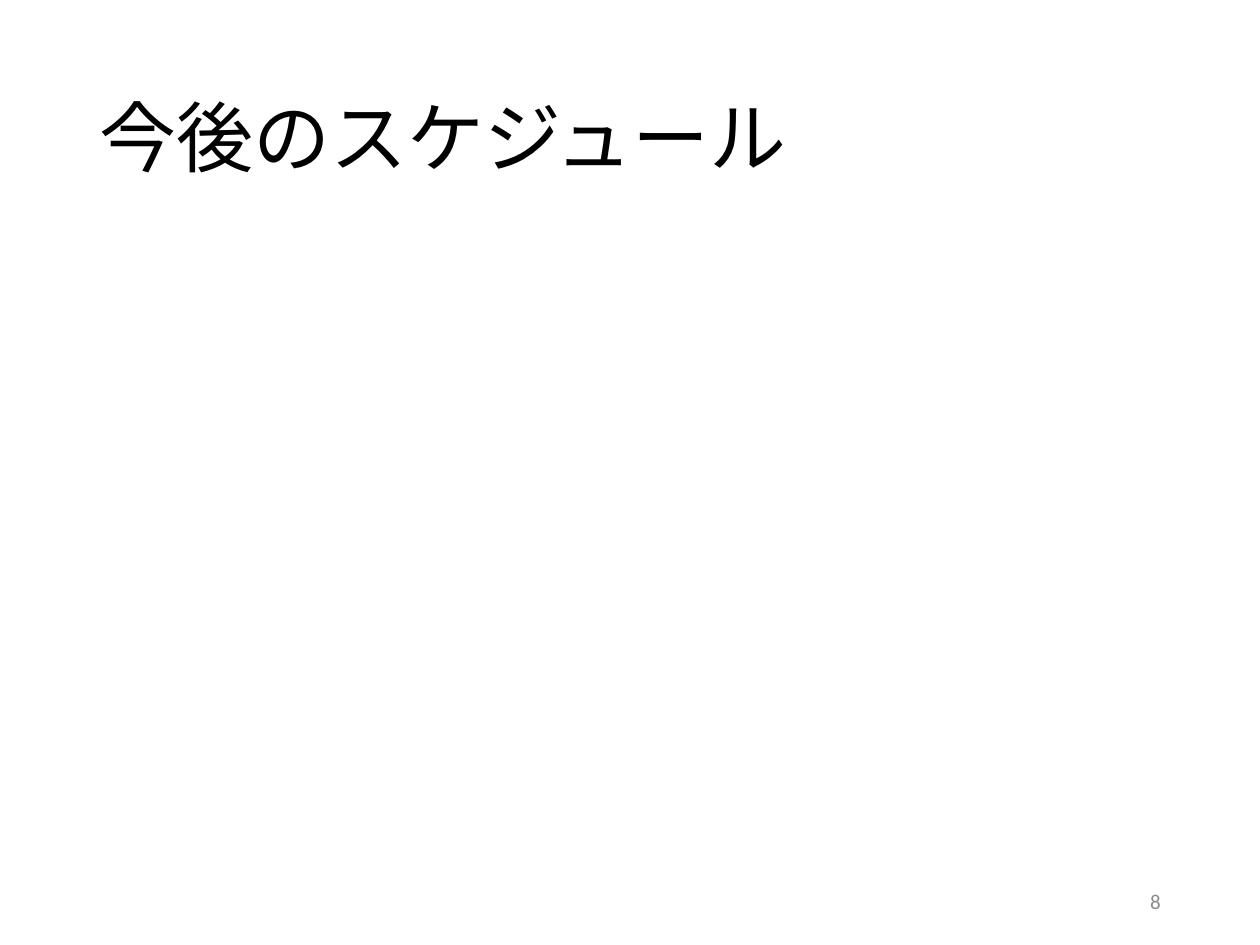
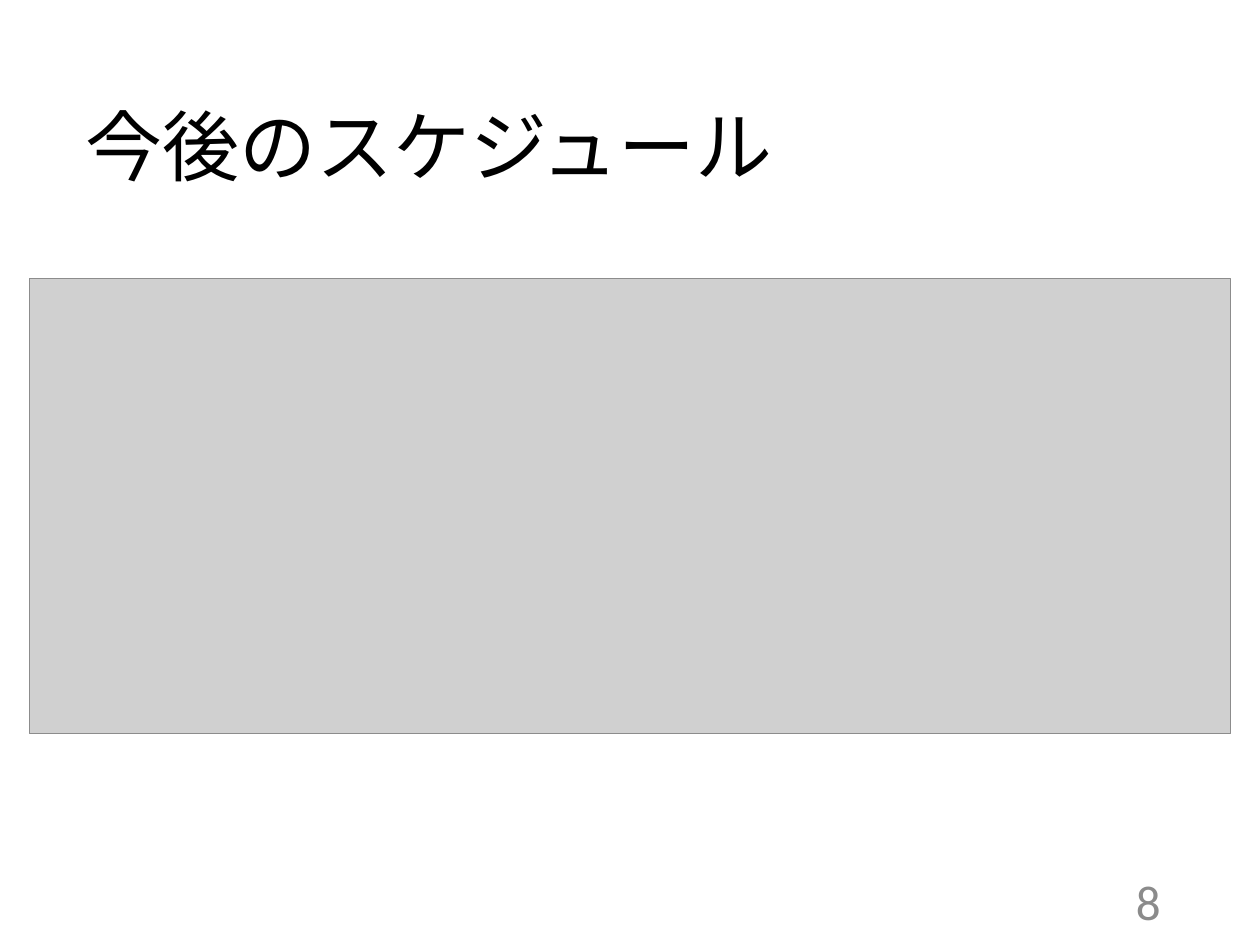
Before and after one commit to kait-takanolab/1821086_matsuo_thesis, a slide deck: slide 8 of 発表用/1821086_中間発表.pptx. Drawn at 1260x945 pixels with LibreOffice and Linux fonts; fonts in the diff are those of the drawing; grey boxes stand for pictures. Boxes give left, top, right and bottom in pixels: in the first picture for what was removed or moved away, otherwise in the second. Text is boxed around its words. In the diff, an @@ line names an element or a change of style, - is before the commit and + after.

```diff
--- a/発表用/1821086_中間発表.pptx
+++ b/発表用/1821086_中間発表.pptx
@@ title "今後のスケジュール": place and size @@
-title "今後のスケジュール" at bbox=[99, 101, 787, 173]
+title "今後のスケジュール" at bbox=[85, 110, 773, 182]
@@ picture added at bbox=[29, 278, 1231, 733] @@
@@ page number at bbox=[1136, 886, 1161, 920]: size 12 to 28 pt @@
```
Also in this commit, not shown: 5 other slides changed, 1 slide added, 1 slide removed, 1 other file.
